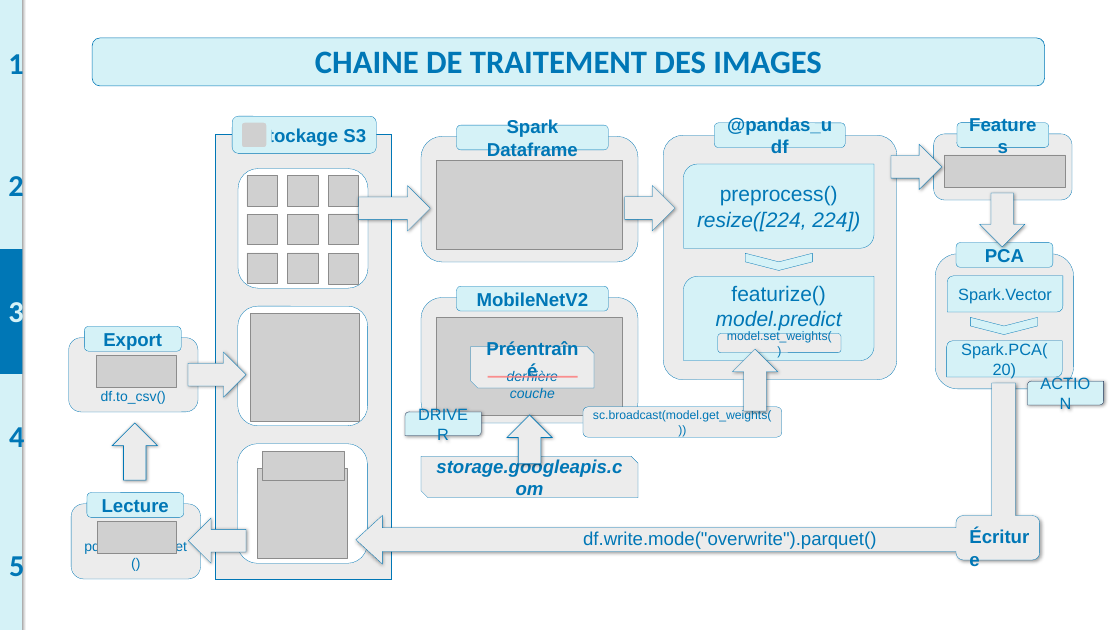
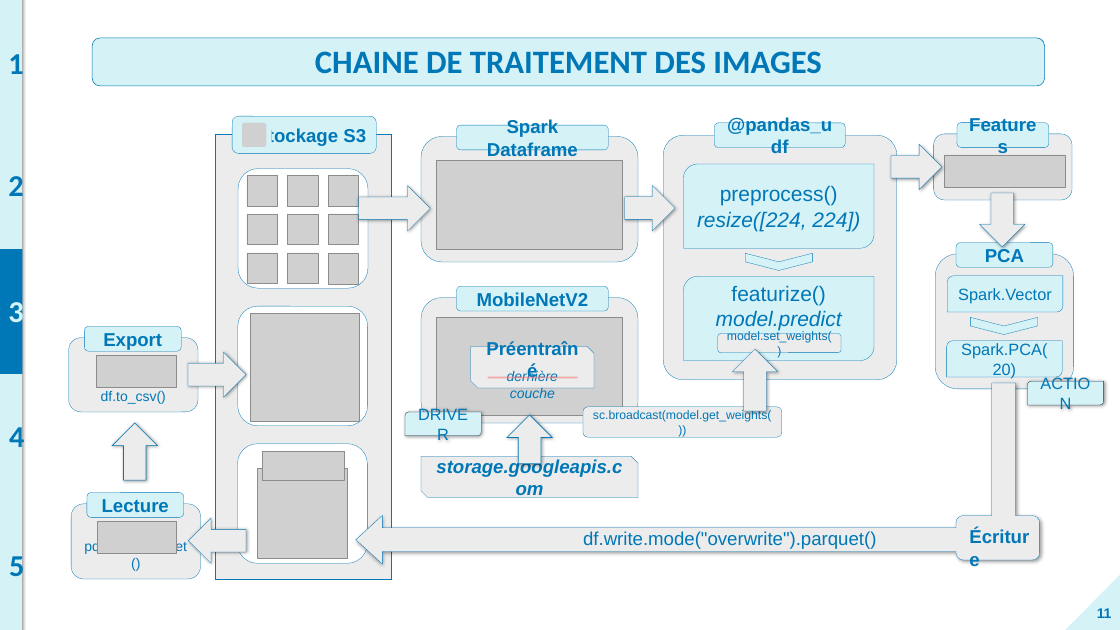
Before and after one commit to BiGHeaDMaX/Extraction-features-avec-Spark, a slide deck: slide 11 of 03 - Présentation.pptx. Drawn at 1120x630 pixels with LibreOffice and Linux fonts; fonts in the diff are those of the drawing; grey boxes stand for pictures. Boxes give left, top, right and bottom in pixels: in the first picture for what was removed or moved away, otherwise in the second. Text is boxed around its words. In the diff, an @@ line names an element or a change of style, - is before the commit and + after.

```diff
--- a/03 - Présentation.pptx
+++ b/03 - Présentation.pptx
@@ triangle added at (x1=1065, y1=575, x2=1120, y2=630), fill #D5F2F7 @@
@@ page number added at (x1=1097, y1=608, x2=1112, y2=618), 12 pt, text #0077B6, bold @@
+11
```
Also in this commit, not shown: 11 other slides changed.
